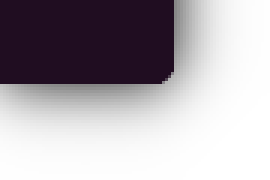
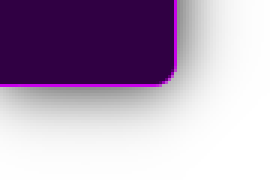
Before/after of a 270×180 layered artwork. What changed in the layer stack:
painted on "bottom" over (x1=0, y1=0, x2=174, y2=84)
added layer "edge" in group "purple" over (x1=0, y1=0, x2=177, y2=87)
renamed "bar shadow template copy" to "shadow", moved it out of group "purple" over (x1=0, y1=0, x2=177, y2=87)
